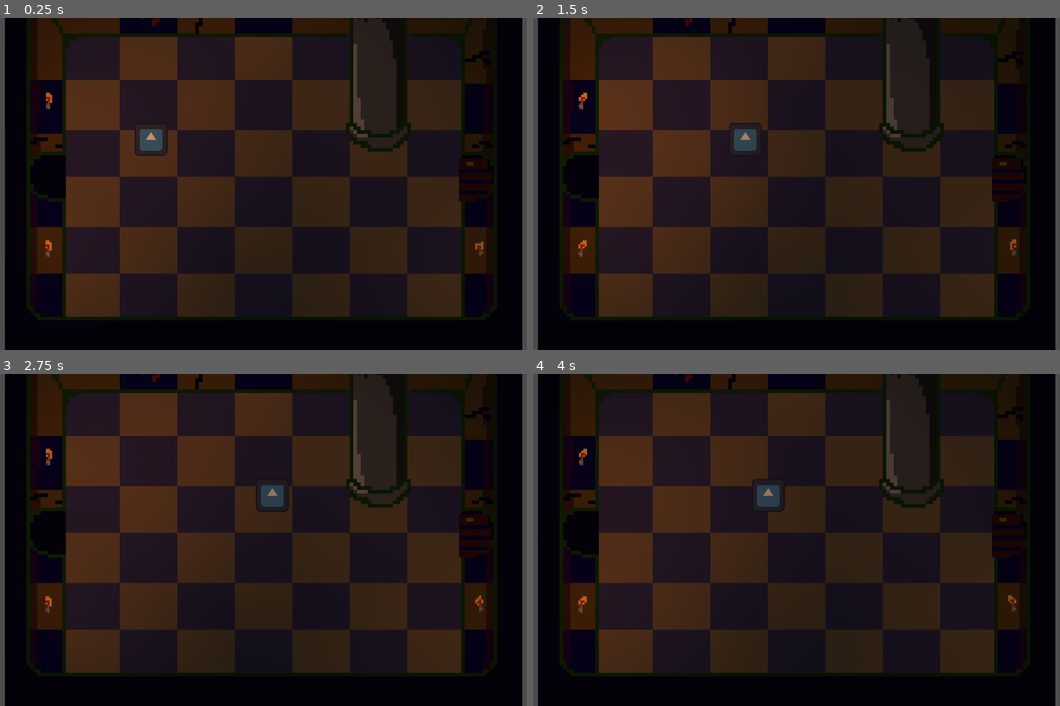
Above: before the commit, frames 1-4 (two rows, left to right).
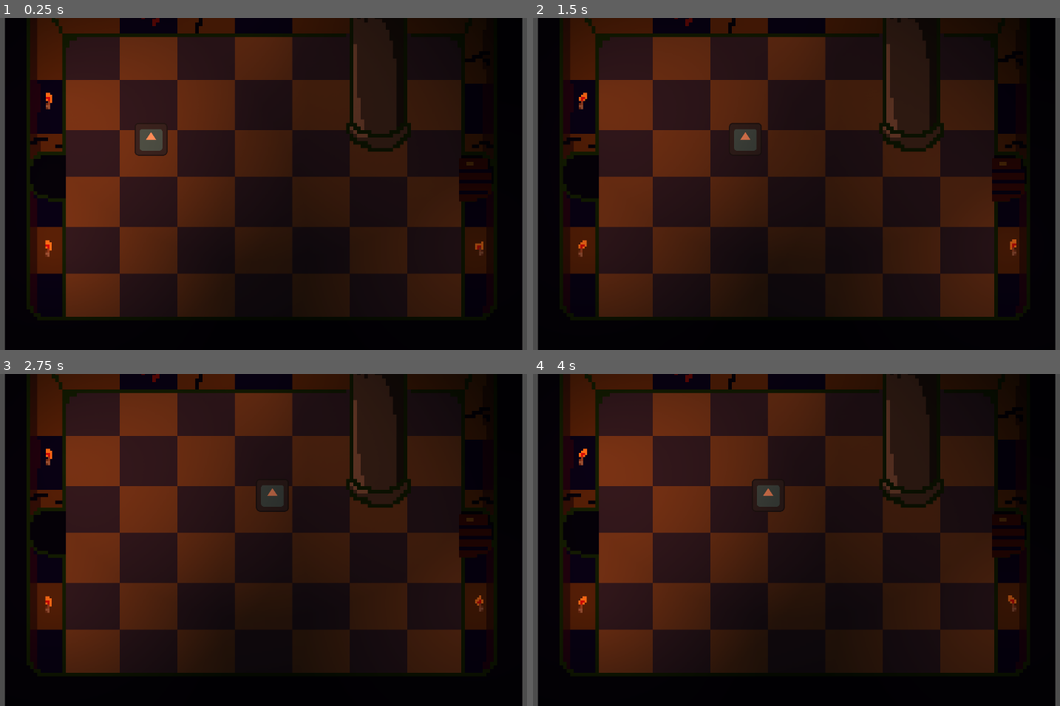
Above: after the commit, the same moments.

Repository: FlorianLesieur/UniJamTeam2Coop
Game: Godot game, scene res://Scenes/Physique/Game.tscn
The game is run twice, just before and just after one commit, with the same random seed, the same clock (stepped at 60 frames per second) and the same inputs. The project has no main scene, so this scene is started directly. The engine's default icon, where the game draws it, is replaced by a stand-in: a white triangle on a blue panel in a dark square.
Inputs (mouse positions are in pixels of both pictures, inside the frame that each line leads up to):
- Up to frame 1 (0.25 s): no input
- Up to frame 2 (1.5 s): move the mouse to (928, 167) at 0.52 s; hold Right (Right) 0.53-1.25 s; tap F (Interact) at 0.6 s; click (928, 167) at 0.67 s; drag from (680, 200) to (559, 177) at 1.27 s
- Up to frame 3 (2.75 s): tap Enter at 2 s; move the mouse to (321, 466) at 2.02 s; hold Right (Right) from 2.03 s (still down); tap F (Interact) at 2.1 s
- Up to frame 4 (4 s): release Right (Right) at 2.75 s; drag from (770, 606) to (1033, 536) at 2.77 s; tap Space at 3.5 s; move the mouse to (975, 589) at 3.52 s; hold Left (Left) from 3.53 s (still down); tap F (Interact) at 3.6 s

The runs differ from the first frame. In frame 1, 5.0% of the frame differs, in the area x 7-34%, y 9-80%; in frame 2, 0.4%; in frame 3, 5.8%; in frame 4, 7.4%, in the area x 7-92%, y 5-72%.

Commit message:
torche room 1

Diff:
--- a/Scenes/Physique/Game.tscn
+++ b/Scenes/Physique/Game.tscn
@@ -19,7 +19,7 @@
 scale = Vector2(0.5, 0.5)
 
 [node name="CanvasModulate" type="CanvasModulate" parent="." unique_id=852092512]
-color = Color(0.3291585, 0.32915837, 0.32915837, 1)
+color = Color(0.11119685, 0.11119684, 0.11119684, 1)
 
 [node name="Torches" type="Node2D" parent="." unique_id=1749024178]
 
--- a/Scenes/Physique/Room/Room1.tscn
+++ b/Scenes/Physique/Room/Room1.tscn
@@ -6,6 +6,7 @@
 [ext_resource type="PackedScene" uid="uid://cvtvvhlfx6hdh" path="res://Scenes/Physique/Door.tscn" id="3_catfe"]
 [ext_resource type="Script" uid="uid://c8n7lkxe05jh6" path="res://Scripts/Physique/PhysiqueButtonDoor.gd" id="5_cn4ok"]
 [ext_resource type="PackedScene" uid="uid://eq7c1uflbcm4" path="res://Scenes/Physique/PhysiqueButton.tscn" id="5_rqtq1"]
+[ext_resource type="PackedScene" uid="uid://qxxew0mca61x" path="res://Scenes/Physique/Torche.tscn" id="7_lwdc6"]
 
 [node name="Room1" type="Node2D" unique_id=744245850]
 
@@ -16,6 +17,7 @@
 
 [node name="Room" parent="." unique_id=1018444833 instance=ExtResource("2_ac2h6")]
 script = ExtResource("1_rqtq1")
+defaultLit = true
 
 [node name="buttonDoor" parent="Room" unique_id=1878903987 instance=ExtResource("5_rqtq1")]
 position = Vector2(989, 373)
@@ -25,4 +27,25 @@
 position = Vector2(990.0001, 376)
 scale = Vector2(7, 7)
 
+[node name="CanvasModulate" type="CanvasModulate" parent="." unique_id=1302992237]
+color = Color(0.11119685, 0.11119684, 0.11119684, 1)
+
+[node name="Torches" type="Node2D" parent="." unique_id=2137305161]
+
+[node name="Torche" parent="Torches" unique_id=1524118317 instance=ExtResource("7_lwdc6")]
+position = Vector2(579, 42)
+side = "nord"
+
+[node name="Torche2" parent="Torches" unique_id=567333524 instance=ExtResource("7_lwdc6")]
+position = Vector2(173, 222)
+side = "ouest"
+
+[node name="Torche3" parent="Torches" unique_id=1045719538 instance=ExtResource("7_lwdc6")]
+position = Vector2(172, 510)
+side = "ouest"
+
+[node name="Torche5" parent="Torches" unique_id=379954661 instance=ExtResource("7_lwdc6")]
+position = Vector2(993, 508)
+side = "est"
+
 [connection signal="pressed" from="Room/buttonDoor" to="Room" method="OpenDoor"]
